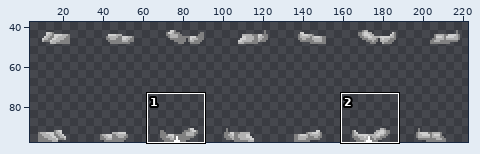
Two versions of one sprite sheet, core/assets/Items/BootsIronE.png. The first picture is a wide view before the edit; the outline marks the close-up.
Close-up. Before the edit:
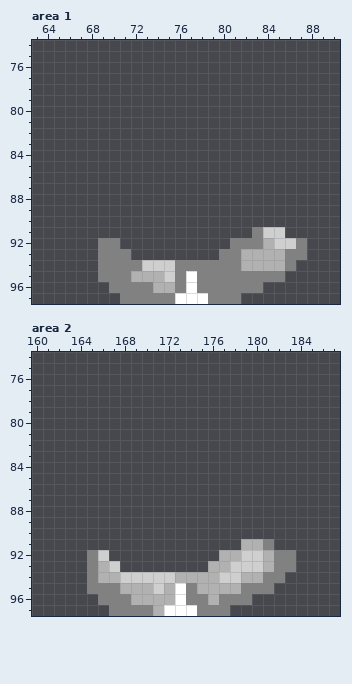
The file is 224x98 pixels. Shown: area 1: x 63..90, y 74..97; area 2: x 160..187, y 74..97. The wide view leaves out empty margins.
After the commit:
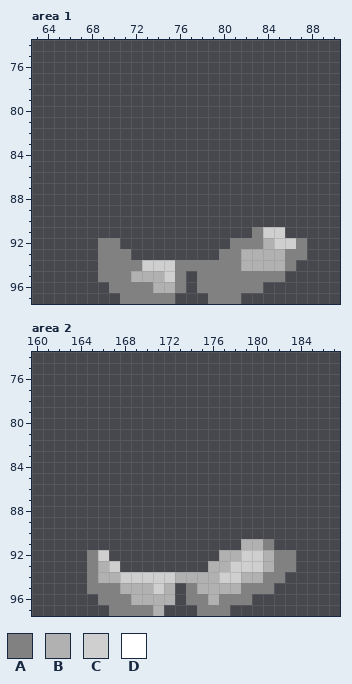
Palette (. is transparent): A #818181  B #b1b1b1  C #cfcfcf  D #ffffff
Edits made:
Area 1:
y 95..96: x 77 D -> .
y 97: x 76..78 DDD -> ...
Area 2:
y 95..96: x 173 D -> .
y 97: x 172..174 DDD -> ...
Where, in picture pixels (left, top, right, bottom), the same in both close-ups:
erased: (175, 271, 208, 304)
erased: (164, 583, 197, 616)
